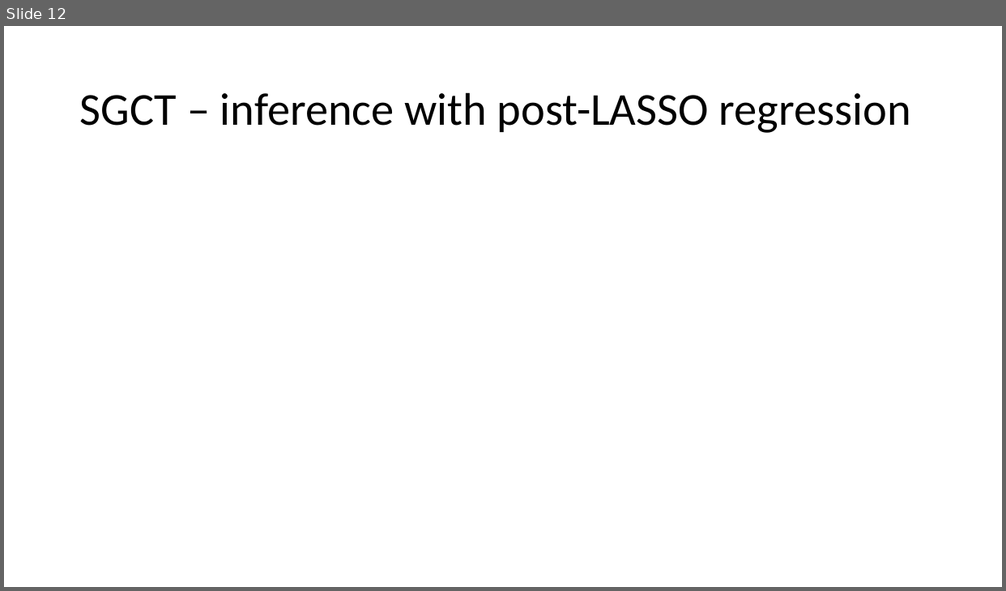
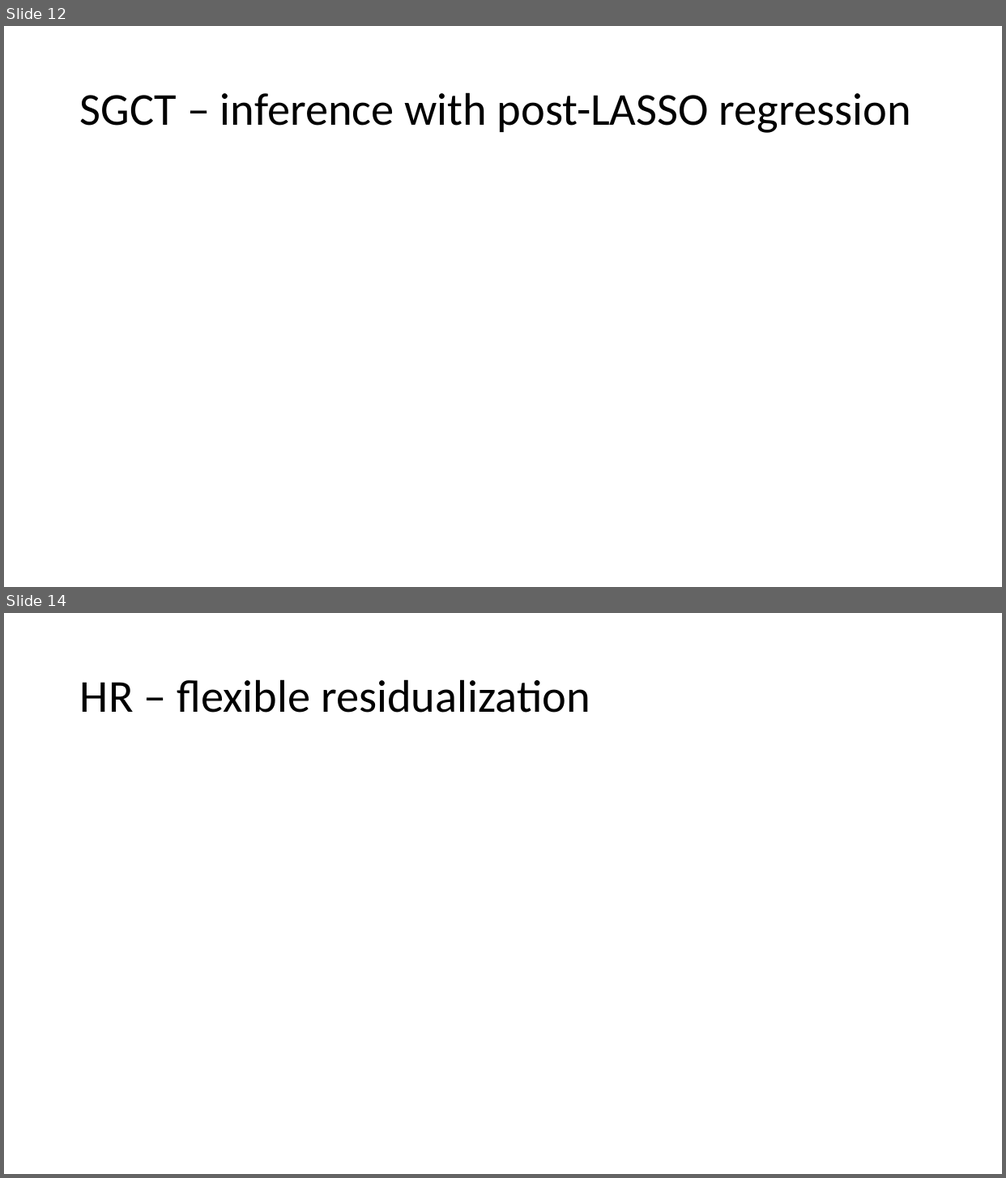
Before and after one commit to shoepaladin/causalinference_crashcourse, a slide deck: 5 HTE Models.pptx. Shown one above the other, each under a label of ours: slide 12 before the commit, slides 12 and 14 after it; the slides between them are not shown. The pictures are 1006x591 and 1006x1178 pixels, drawn with LibreOffice and Linux fonts; fonts in the diff are those of the drawing; grey boxes stand for pictures. Boxes give left, top, right and bottom in pixels: in the first picture for what was removed or moved away, otherwise in the second. Text is boxed around its words. In the diff, an @@ line names an element or a change of style, - is before the commit and + after.

```diff
--- a/5 HTE Models.pptx
+++ b/5 HTE Models.pptx
@@ slide 14 added at (4,613,1002,1174), background #FFFFFF @@
@@ title added at (80,679,590,713), 44 pt, text #000000 @@
+HR – flexible residualization
```
Also in this commit, not shown: 3 slides changed, 2 other files.
